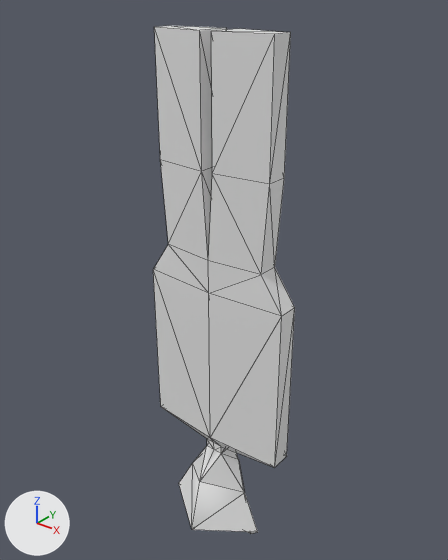
The OBJ model client/assets/player.obj: old version first, new version second.
Before and after are seen from a 50 mm lens placed at (3.18, -3.55, 5.13), pointed at (-0.06, 0.49, 2.62). Arrows for +X, +Y and +Z are at lower left; the lights stay in place. Mesh edges are drawn as thin lines. Where no turn or scale is listed for an object, it has been applied to the vertices.
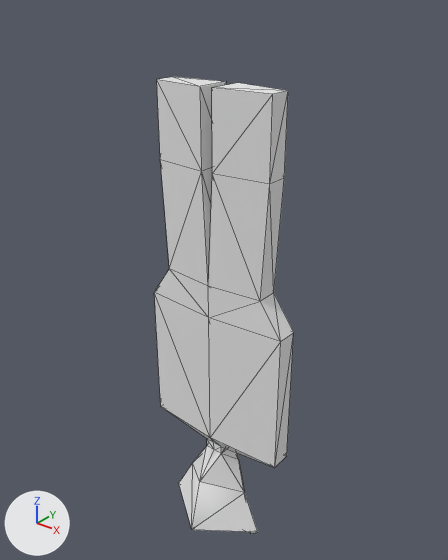
The newer file is also turned or shifted as a whole; pictures and numbers use the older file's frame.

What differs and where, as boxes [x1, y1, x2, y2] in the pictures (448 x 560 px; the box of a moved part takes in the faces that stretch with it):
'Cube.001', reshaped (10% shorter)
    before: [153, 26, 295, 534]
    after: [154, 77, 294, 534]
part 1 of me_cube_001, moved or reshaped
    before: [153, 159, 295, 467]
    after: [154, 159, 294, 467]
part 2 of me_cube_001, moved or reshaped
    before: [154, 26, 291, 184]
    after: [157, 77, 288, 184]

The change, as a diff of the scene's bpy script:
```diff
--- a/client/assets/player.obj.py
+++ b/client/assets/player.obj.py
@@ me_cube_001 @@
 me_cube_001.from_pydata(...)  # 58 vertices, 124 faces; spans x -0.74..0.74, y -0.12..0.7, z -0.33..4.79
 # used by ob_cube_001; location = (0.0, 0.0, 0.0)
 # before: 32 (0.58, 0.45, 4.79) at pixel (290, 32), 33 (0.58, 0.25, 4.79) at pixel (274, 34), 34 (0.06, 0.52, 4.79) at pixel (238, 28), 35 (0.06, 0.2, 4.79) at pixel (211, 31), 54 (-0.58, 0.45, 4.79) at pixel (171, 25)
 # before: 55 (-0.58, 0.25, 4.79) at pixel (154, 26), 56 (-0.06, 0.52, 4.79) at pixel (226, 27), 57 (-0.06, 0.2, 4.79) at pixel (199, 30)
+# me_cube_001 part 1: all 12 vertices in x -0.74..0.74, y 0.2..0.52, z 2.62..2.94 are moved by (0.0, 0.0, -0.24)
+# me_cube_001 part 2
+for i in [*range(32, 36), *range(54, 58)]: me_cube_001.vertices[i].co += Vector((0.0, 0.0, -0.4))
 me_cube_001.materials.append(mat_material_001)
```
